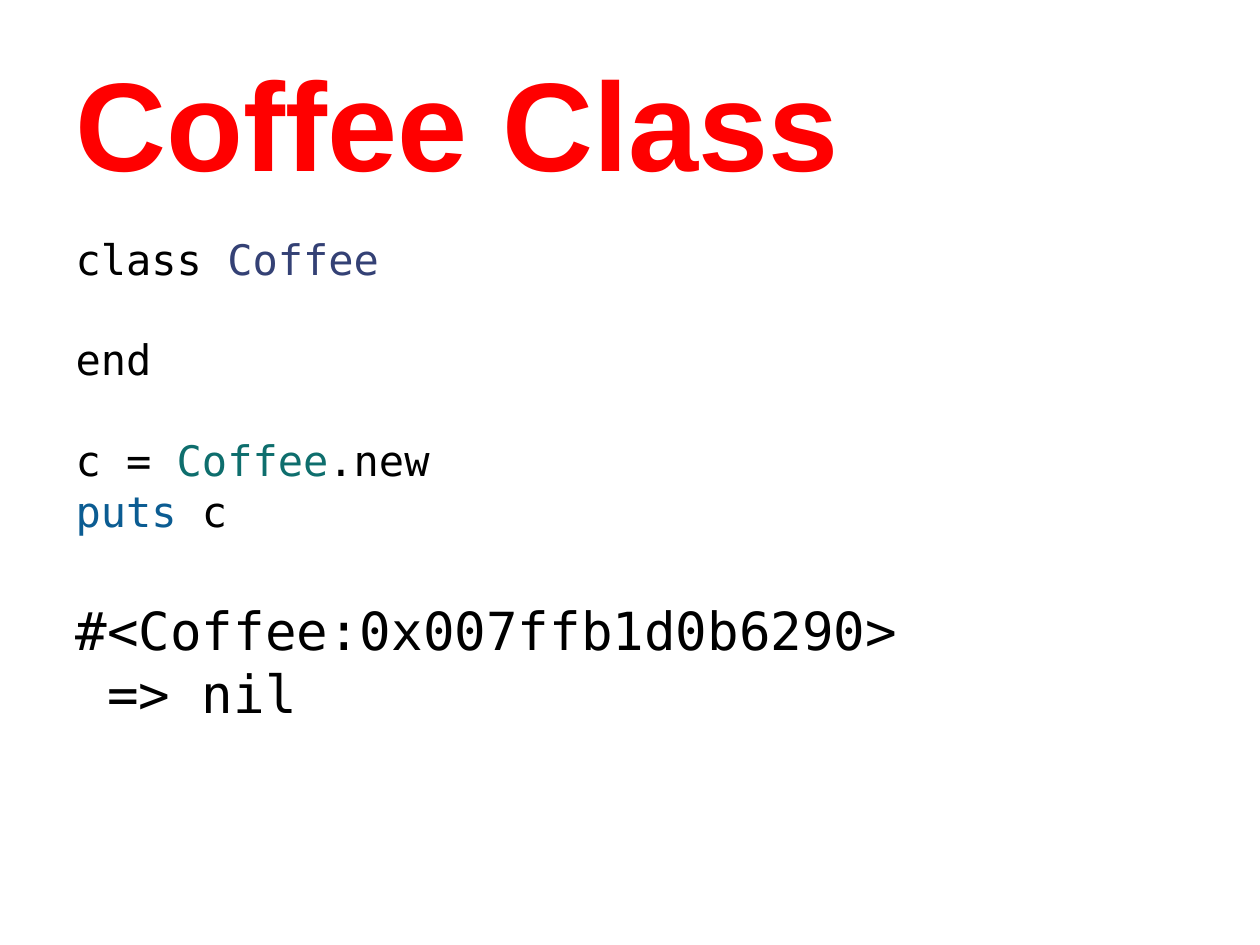
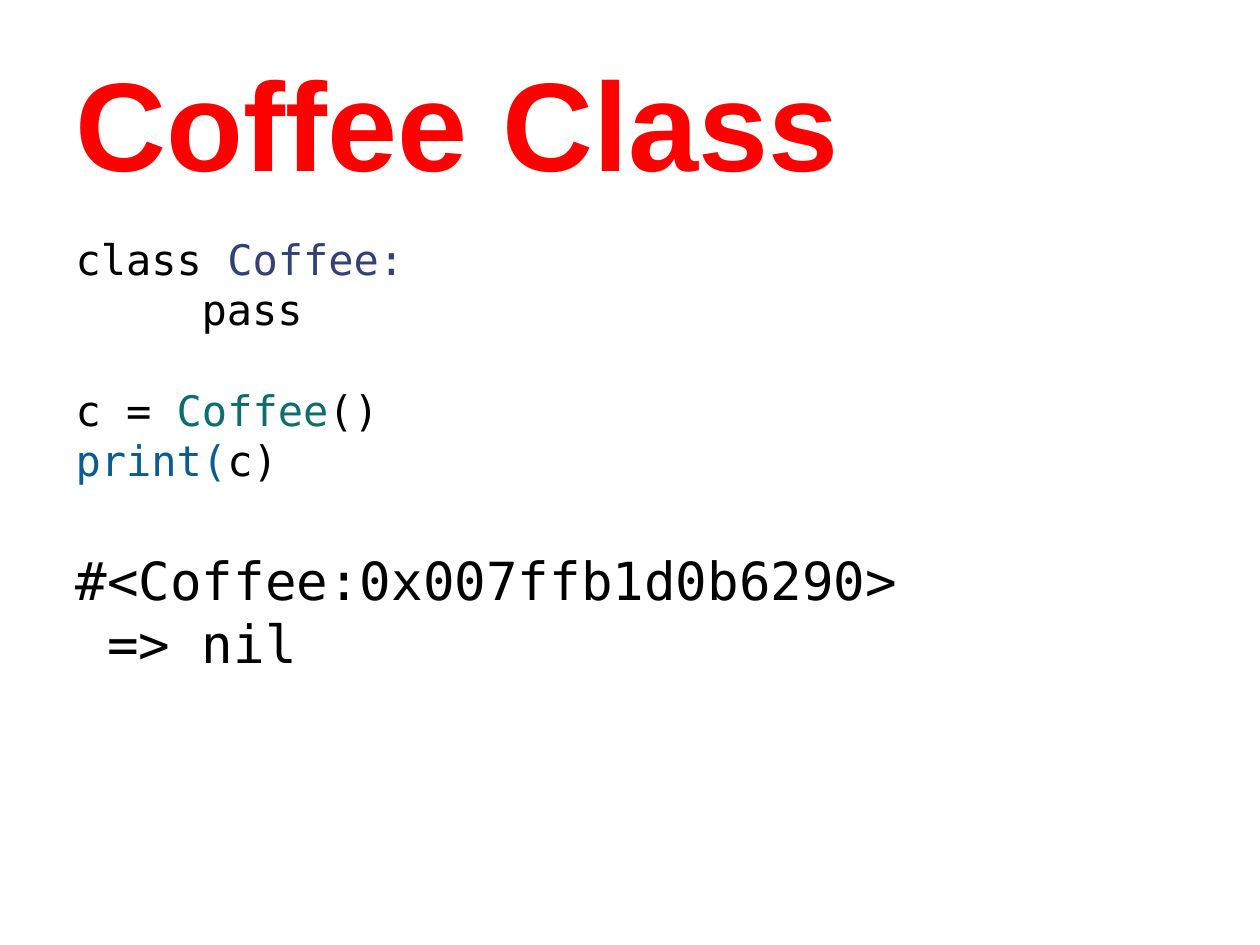
Before and after one commit to humanitiesprogramming/slides, a slide deck: slide 16 of 2017/python/B Done - ish/Ruby - Programming Concepts III.pptx. Drawn at 1260x945 pixels with LibreOffice and Linux fonts; fonts in the diff are those of the drawing. Boxes give left, top, right and bottom in pixels: in the first picture for what was removed or moved away, otherwise in the second. Text is boxed around its words. In the diff, an @@ line names an element or a change of style, - is before the commit and + after.

```diff
--- a/2017/python/B Done - ish/Ruby - Programming Concepts III.pptx
+++ b/2017/python/B Done - ish/Ruby - Programming Concepts III.pptx
@@ text at (76,243,404,485): text changed @@
-class Coffee
-end
-c = Coffee.new
-puts c
+class Coffee:
+pass
+c = Coffee()
+print(c)
```
Also in this commit, not shown: 7 other slides changed.
